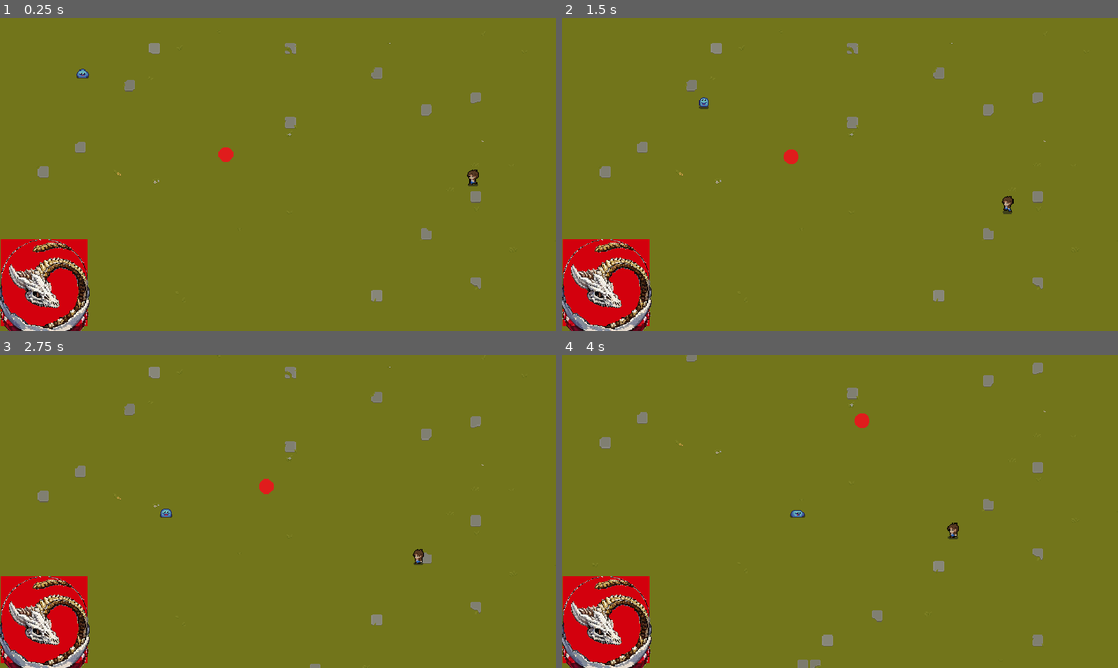
Above: before the commit, frames 1-4 (two rows, left to right).
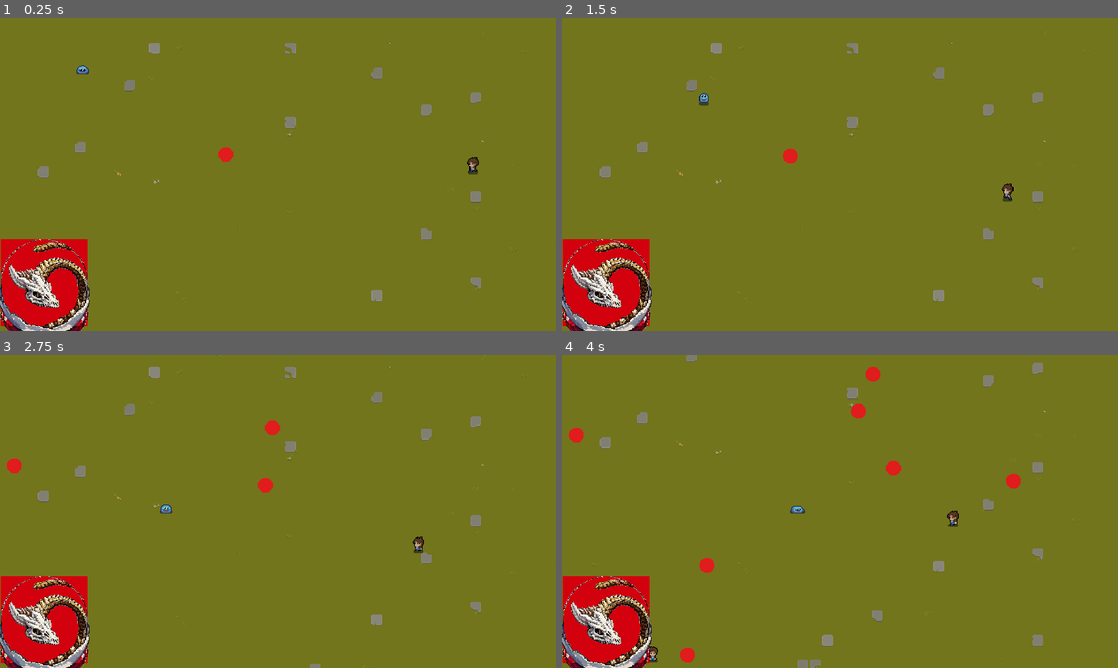
Above: after the commit, the same moments.

Repository: rosswerner/GetSlimed
Game: Godot game, scene res://scenes/game_level.tscn
Same seed, same stepped clock (60 frames per second), same inputs: the game is played once before the commit and once after it.
Inputs (mouse positions are in pixels of both pictures, inside the frame that each line leads up to):
- Up to frame 1 (0.25 s): no input
- Up to frame 2 (1.5 s): move the mouse to (962, 158) at 0.52 s; press the mouse at (962, 158) at 0.53 s; move the mouse to (728, 190) at 1.27 s; release the mouse at (728, 190) at 1.28 s; tap Mouse wheel up (Zoom_In) at 1.35 s
- Up to frame 3 (2.75 s): move the mouse to (333, 442) at 2.02 s; tap Mouse wheel down (Zoom_Out) at 2.1 s
- Up to frame 4 (4 s): move the mouse to (812, 574) at 2.77 s; click (812, 574) at 2.85 s; move the mouse to (1006, 558) at 3.52 s; tap Mouse wheel up (Zoom_In) at 3.6 s

The runs differ from the first frame. In frame 1, 0.2% of the frame differs, in the area x 13-87%, y 15-54%; in frame 2, 0.2%; in frame 3, 0.4%; in frame 4, 1.1%, in the area x 1-83%, y 3-99%.

Commit message:
Enemy Spawner updates, procgen tweaks

Diff:
--- a/scenes/characters/slime_character.tscn
+++ b/scenes/characters/slime_character.tscn
@@ -249,13 +249,14 @@
 script = ExtResource("1_j1ge7")
 
 [node name="Sprite2D" type="Sprite2D" parent="."]
+position = Vector2(0, -5)
 texture = ExtResource("2_mtw4n")
 hframes = 7
 vframes = 13
 
 [node name="Hitbox" type="CollisionShape2D" parent="."]
 y_sort_enabled = true
-position = Vector2(0, 2)
+position = Vector2(0, -3)
 shape = SubResource("CapsuleShape2D_xixrg")
 
 [node name="AnimationPlayer" type="AnimationPlayer" parent="."]
--- a/scenes/enemies/enemy_spawner.tscn
+++ b/scenes/enemies/enemy_spawner.tscn
@@ -1,8 +1,9 @@
-[gd_scene load_steps=5 format=3 uid="uid://bcql7tuubulva"]
+[gd_scene load_steps=7 format=3 uid="uid://bcql7tuubulva"]
 
 [ext_resource type="Script" path="res://scenes/enemies/enemy_spawner.gd" id="1_7fj1s"]
 [ext_resource type="Script" path="res://scenes/enemies/spawn_info.gd" id="2_c4ppu"]
 [ext_resource type="PackedScene" uid="uid://j060qriw6yvt" path="res://scenes/enemies/swordsman.tscn" id="3_lbv3p"]
+[ext_resource type="PackedScene" uid="uid://bnovo4dummyvg" path="res://scenes/enemies/baby_slime.tscn" id="4_pagog"]
 
 [sub_resource type="Resource" id="Resource_6pyk2"]
 script = ExtResource("2_c4ppu")
@@ -12,9 +13,18 @@
 enemy_num = 1
 enemy_spawn_delay = 1
 
+[sub_resource type="Resource" id="Resource_yd6rl"]
+script = ExtResource("2_c4ppu")
+time_start = 0
+time_end = 60
+enemy = ExtResource("4_pagog")
+enemy_num = 10
+enemy_spawn_delay = 1
+
 [node name="EnemySpawner" type="Node2D"]
+z_index = 1
 script = ExtResource("1_7fj1s")
-spawns = Array[ExtResource("2_c4ppu")]([SubResource("Resource_6pyk2")])
+spawns = Array[ExtResource("2_c4ppu")]([SubResource("Resource_6pyk2"), SubResource("Resource_yd6rl")])
 
 [node name="Timer" type="Timer" parent="."]
 autostart = true
--- a/scenes/enemies/swordsman.tscn
+++ b/scenes/enemies/swordsman.tscn
@@ -391,13 +391,16 @@
 script = ExtResource("1_gbvb6")
 
 [node name="Sprite2D" type="Sprite2D" parent="."]
+position = Vector2(0, -16)
 scale = Vector2(-1, 1)
 texture = ExtResource("1_5uwlx")
 hframes = 6
 vframes = 10
 
 [node name="Hitbox" type="CollisionShape2D" parent="."]
-position = Vector2(-0.5, 10)
+z_index = 1
+y_sort_enabled = true
+position = Vector2(-0.499929, -4)
 rotation = -3.14159
 scale = Vector2(1, -1)
 shape = SubResource("RectangleShape2D_c2qug")
@@ -418,12 +421,18 @@
 [node name="StateTimer" type="Timer" parent="."]
 
 [node name="PlayerDetector" type="Area2D" parent="."]
+z_index = 1
+y_sort_enabled = true
+position = Vector2(0, -14)
 
 [node name="CollisionShape2D" type="CollisionShape2D" parent="PlayerDetector" groups=["Monster"]]
 position = Vector2(-1, 0)
 shape = SubResource("CircleShape2D_fbj0v")
 
 [node name="AttackPlayerDetector" type="Area2D" parent="."]
+z_index = 1
+y_sort_enabled = true
+position = Vector2(0, -14)
 
 [node name="CollisionShape2D" type="CollisionShape2D" parent="AttackPlayerDetector"]
 position = Vector2(0, 11)
--- a/scenes/game_level.tscn
+++ b/scenes/game_level.tscn
@@ -47,16 +47,6 @@
 y_sort_enabled = true
 position = Vector2(-440, -305)
 
-[node name="EnemyActors" type="Node2D" parent="Actors"]
-position = Vector2(292, 177)
-
-[node name="BabySlime" parent="Actors/EnemyActors" groups=["Monster"] instance=ExtResource("4_qyr7a")]
-
-[node name="Swordsman" parent="Actors/EnemyActors" instance=ExtResource("7_07vw4")]
-position = Vector2(328, 15)
-rotation = 3.14159
-scale = Vector2(1, -1)
-
 [node name="SlimeCharacter" parent="Actors" instance=ExtResource("1_u4ltj")]
 position = Vector2(107, 70)
 
@@ -90,6 +80,17 @@
 scale = Vector2(0.2, 0.2)
 texture = ExtResource("7_6h6eq")
 
+[node name="EnemyActors" type="Node2D" parent="Actors"]
+y_sort_enabled = true
+position = Vector2(292, 177)
+
+[node name="BabySlime" parent="Actors/EnemyActors" groups=["Monster"] instance=ExtResource("4_qyr7a")]
+
+[node name="Swordsman" parent="Actors/EnemyActors" instance=ExtResource("7_07vw4")]
+position = Vector2(328, 15)
+rotation = 3.14159
+scale = Vector2(1, -1)
+
 [node name="EnemySpawner" parent="." groups=["Monster"] instance=ExtResource("6_ydg56")]
 top_level = true
 y_sort_enabled = true
--- a/scenes/maps/proc_gen_world.gd
+++ b/scenes/maps/proc_gen_world.gd
@@ -42,8 +42,8 @@
 						grass_val_arr.append(Vector2i(x,y))
 
 						#sand_again
-						if(noise_val >= 0.35 and noise_val < .4):
-							sand1_val_arr.append(Vector2i(x,y))
+						#if(noise_val >= 0.35 and noise_val < .4):
+							#sand1_val_arr.append(Vector2i(x,y))
 						#cliffs
 						if(noise_val >= 0.4):
 							cliff_val_arr.append(Vector2i(x,y))
@@ -56,6 +56,6 @@
 
 		sand_layer.set_cells_terrain_connect(sand_val_arr,0,2)
 		grass_layer.set_cells_terrain_connect(grass_val_arr,0,4)
-		sand_on_grass_layer.set_cells_terrain_connect(sand1_val_arr,0,0)
+		#sand_on_grass_layer.set_cells_terrain_connect(sand1_val_arr,0,0)
 		cliff_layer.set_cells_terrain_connect(cliff_val_arr,0,3)
 		cliff_layer1.set_cells_terrain_connect(cliff1_val_arr,0,3)
--- a/scenes/maps/proc_gen_world.tscn
+++ b/scenes/maps/proc_gen_world.tscn
@@ -1923,12 +1923,13 @@
 bg_color = Color(0.82809, 0, 0.0513083, 1)
 
 [node name="ProcGenWorld" type="Node2D"]
+y_sort_enabled = true
 script = ExtResource("1_0pslv")
 noise_height_text = SubResource("NoiseTexture2D_qqaml")
 
 [node name="Camera2D" type="Camera2D" parent="."]
 position = Vector2(107, 70)
-zoom = Vector2(0.1, 0.1)
+zoom = Vector2(0.8, 0.8)
 editor_draw_limits = true
 script = ExtResource("2_gj8lt")
 
@@ -1938,20 +1939,25 @@
 
 [node name="SandOnWater" type="TileMapLayer" parent="."]
 z_index = -1
+y_sort_enabled = true
 tile_set = SubResource("TileSet_eklng")
 
 [node name="GrassOnSand" type="TileMapLayer" parent="."]
 z_index = -1
+y_sort_enabled = true
 tile_set = SubResource("TileSet_eklng")
 
 [node name="SandOnGrass" type="TileMapLayer" parent="."]
 z_index = -1
+y_sort_enabled = true
 tile_set = SubResource("TileSet_eklng")
 
 [node name="Cliffs" type="TileMapLayer" parent="."]
+y_sort_enabled = true
 tile_set = SubResource("TileSet_eklng")
 
 [node name="Cliffs1" type="TileMapLayer" parent="."]
+y_sort_enabled = true
 tile_set = SubResource("TileSet_eklng")
 
 [node name="SlimeCharacter" parent="." instance=ExtResource("3_bfu8y")]
